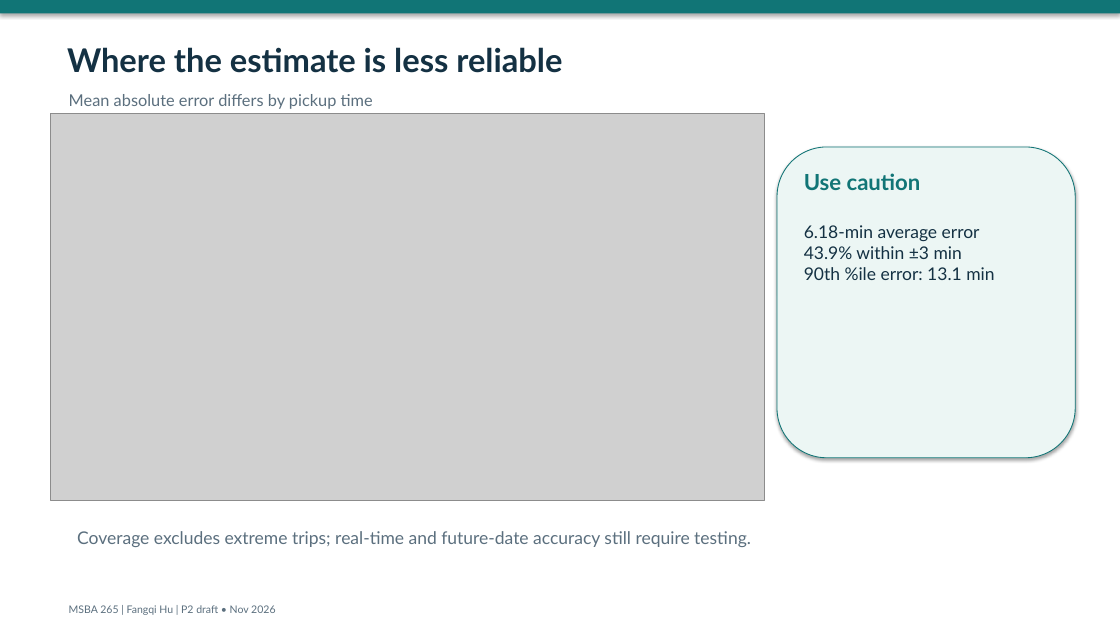
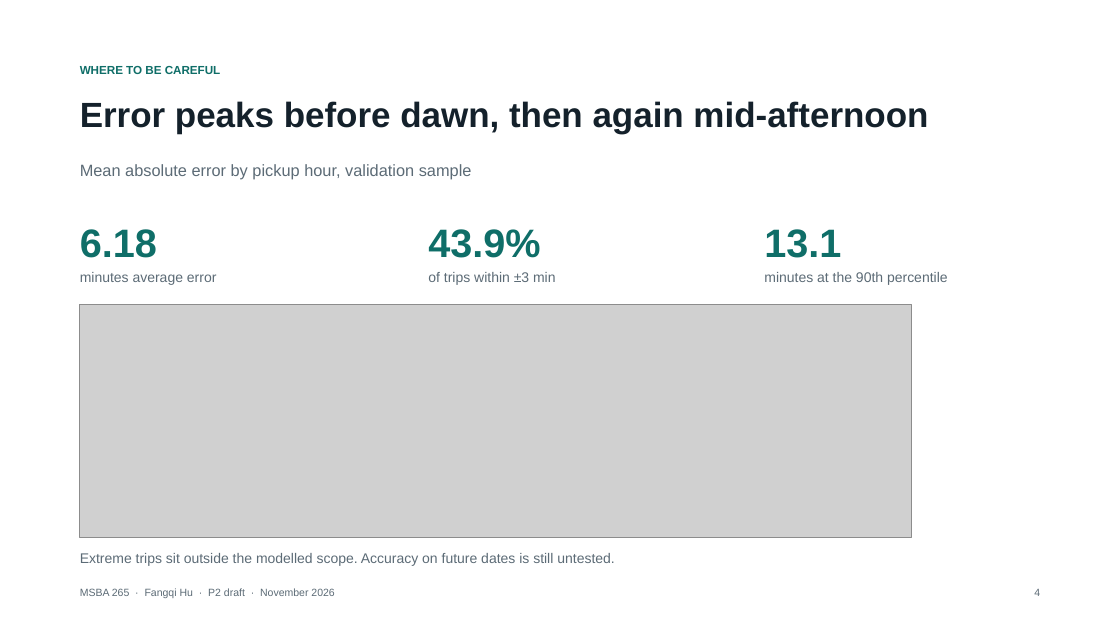
Before and after one commit to fhu0914/MSBA265-NYC-Taxi-Final-Project, a slide deck: slide 4 of docs/P2_Stakeholder_Draft.pptx. Drawn at 1120x630 pixels with LibreOffice and Linux fonts; fonts in the diff are those of the drawing; grey boxes stand for pictures. Boxes give left, top, right and bottom in pixels: in the first picture for what was removed or moved away, otherwise in the second. Text is boxed around its words. In the diff, an @@ line names an element or a change of style, - is before the commit and + after.

```diff
--- a/docs/P2_Stakeholder_Draft.pptx
+++ b/docs/P2_Stakeholder_Draft.pptx
@@ rectangle removed at [0, 0, 1120, 13] @@
@@ text added at [80, 66, 221, 74], 10 pt, text #0F6E68, bold @@
+WHERE TO BE CAREFUL
@@ picture removed at [50, 113, 765, 500] @@
@@ text at [80, 101, 928, 134]: text changed; size 28 to 30 pt; font Lato to Arial; text colour #143143 to #14212B @@
-Where the estimate is less reliable
+Error peaks before dawn, then again mid-afternoon
@@ rounded rectangle removed at [777, 147, 1075, 458] @@
@@ text at [80, 164, 472, 180]: text changed; font Lato to Arial; text colour #5B6F7E to #5C6B76 @@
-Mean absolute error differs by pickup time
+Mean absolute error by pickup hour, validation sample
@@ text removed at [804, 173, 921, 190] @@
-Use caution
@@ text added at [80, 229, 157, 258], 34 pt, text #0F6E68, bold @@
+6.18
@@ text added at [428, 229, 540, 258], 34 pt, text #0F6E68, bold @@
+43.9%
@@ text at [764, 229, 841, 258]: text changed; size 15 to 34 pt; font Lato to Arial; text colour #143143 to #0F6E68; bold on @@
-6.18-min average error
-43.9% within ±3 min
-90th %ile error: 13.1 min
+13.1
@@ text added at [80, 272, 217, 285], 12 pt, text #5C6B76 @@
+minutes average error
@@ text added at [428, 272, 556, 285], 12 pt, text #5C6B76 @@
+of trips within ±3 min
@@ text added at [764, 272, 948, 285], 12 pt, text #5C6B76 @@
+minutes at the 90th percentile
@@ picture added at [80, 304, 912, 538] @@
@@ text at [80, 553, 614, 566]: text changed; size 15 to 12 pt; font Lato to Arial; text colour #5B6F7E to #5C6B76 @@
-Coverage excludes extreme trips; real-time and future-date accuracy still require testing.
+Extreme trips sit outside the modelled scope. Accuracy on future dates is still untested.
@@ text at [80, 588, 334, 598]: text changed; font Lato to Arial; text colour #5B6F7E to #5C6B76 @@
-MSBA 265 | Fangqi Hu | P2 draft • Nov 2026
+MSBA 265 · Fangqi Hu · P2 draft · November 2026
@@ text added at [1034, 589, 1040, 596], 9 pt, text #5C6B76 @@
+4
```
Also in this commit, not shown: 3 other slides changed, 1 slide added, 1 slide removed, 4 other files.
